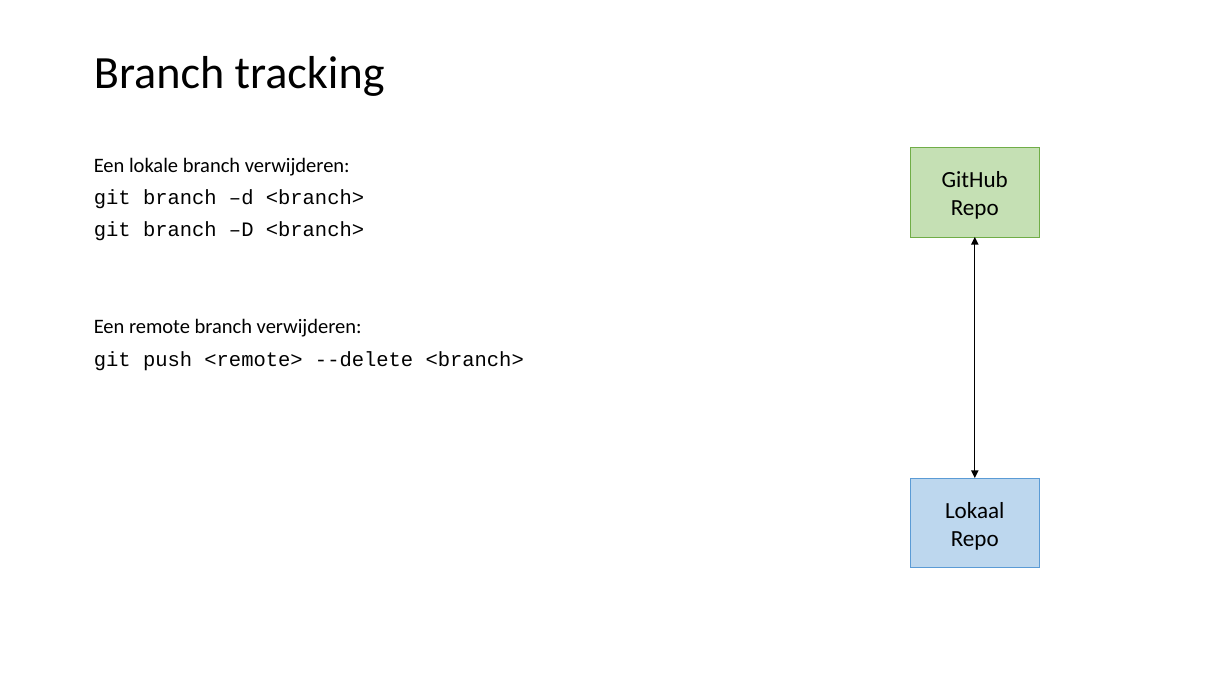
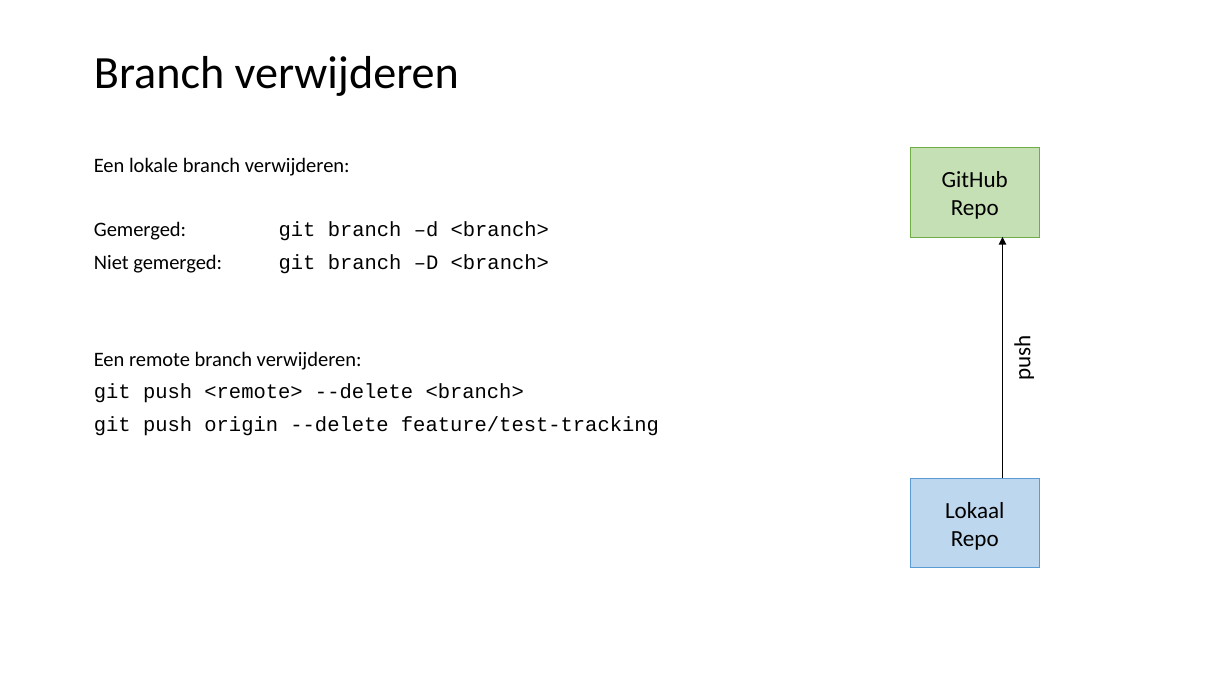
Before and after one commit to LFKoning/knowledge-sharing, a slide deck: slide 18 of git_course/2_collaboration/git_collaboration.pptx (slide 22 before the commit). Drawn at 1232x693 pixels with LibreOffice and Linux fonts; fonts in the diff are those of the drawing. Boxes give left, top, right and bottom in pixels: in the first picture for what was removed or moved away, otherwise in the second. Text is boxed around its words. In the diff, an @@ line names an element or a change of style, - is before the commit and + after.

```diff
--- a/git_course/2_collaboration/git_collaboration.pptx
+++ b/git_course/2_collaboration/git_collaboration.pptx
@@ title at [94, 56, 459, 96]: text changed @@
-Branch tracking
+Branch verwijderen
@@ text at [94, 221, 549, 274]: text changed @@
-git branch –d <branch>
-git branch –D <branch>
+Gemerged: git branch –d <branch>
+Niet gemerged: git branch –D <branch>
@@ double arrow moved from (975, 237) - (975, 478) to (1003, 478) - (1003, 237) @@
@@ double arrow (1003, 478) - (1003, 237): double arrow to arrow @@
@@ text added at [1008, 339, 1036, 379], 18 pt, text #000000 @@
+push
@@ text at [94, 416, 659, 436]: paragraph added @@
+git push origin --delete feature/test-tracking
```
Also in this commit, not shown: 48 other slides changed, 7 slides added, 4 slides removed, 2 other files.
